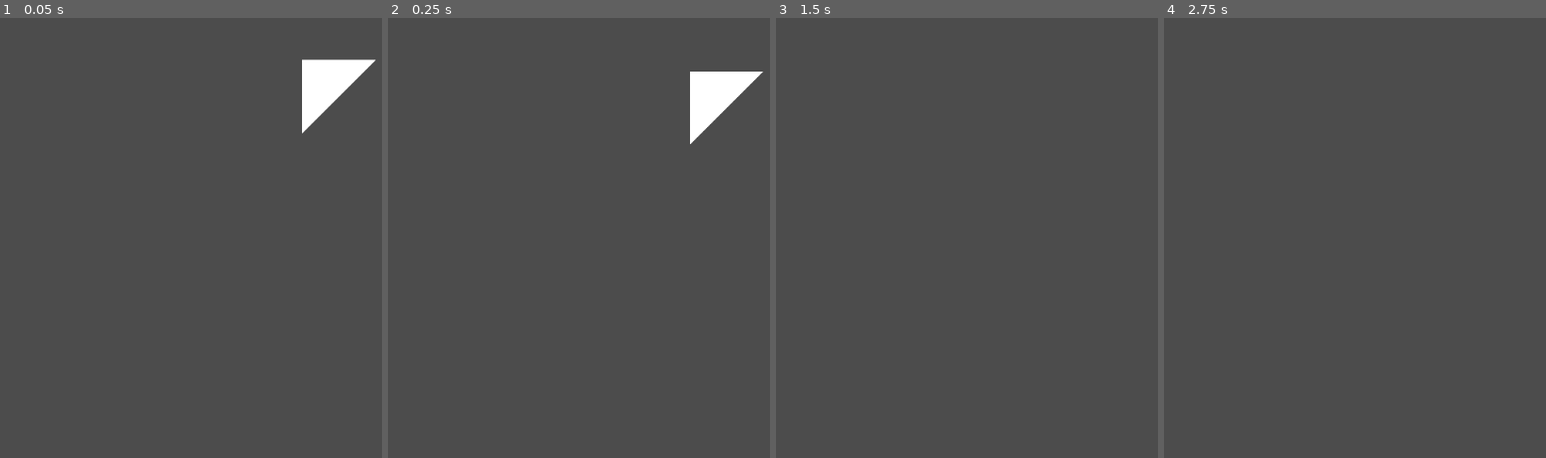
Above: before the commit, frames 1-4 (left to right).
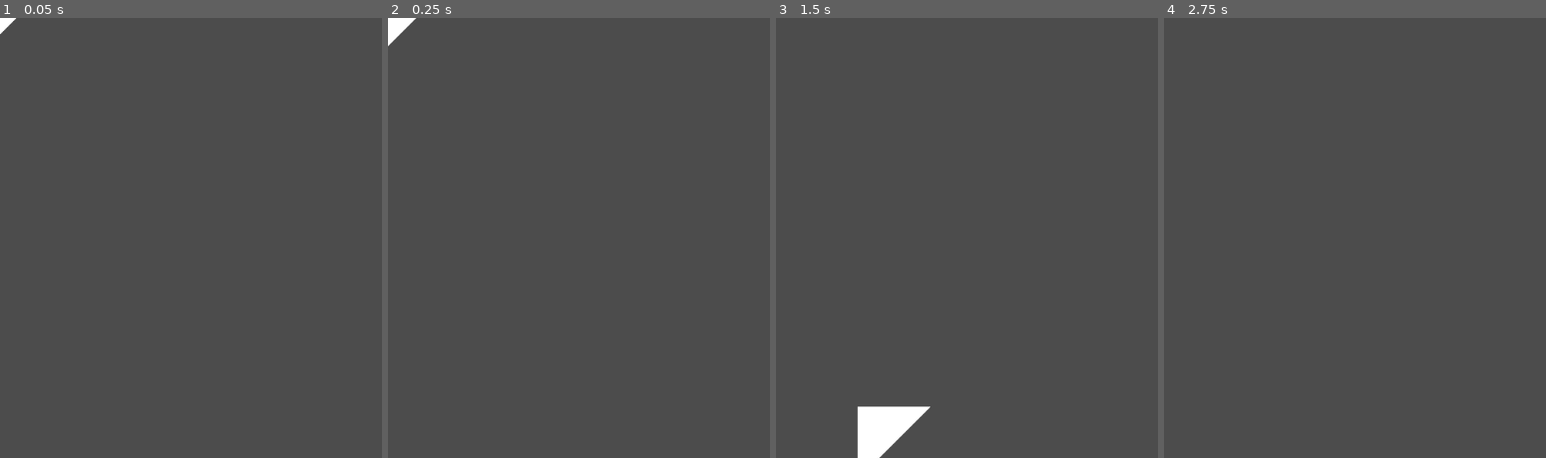
Above: after the commit, the same moments.

Repository: snesgaard/miraclebravesky
Game: Godot game, scene res://triangle.tscn
Same seed, same stepped clock (60 frames per second), same inputs: the game is played once before the commit and once after it. This scene is started directly instead of the project's main scene.
Inputs:
- Up to frame 1 (0.05 s): no input
- Up to frame 2 (0.25 s): no input
- Up to frame 3 (1.5 s): tap Enter at 0.5 s; hold Right 0.53-1.28 s; hold Space 0.53-1.28 s; hold A from 1.28 s (still down); tap Space at 1.35 s
- Up to frame 4 (2.75 s): tap Space at 1.52, 1.82, 2 s; release A at 2.03 s; hold Right from 2.03 s (still down); hold Space from 2.03 s (still down)

The runs differ from the first frame. In frame 1, 1.7% of the frame differs, in the area x 0-99%, y 0-27%; in frame 2, 1.9%, in the area x 0-99%, y 0-29%; in frame 3, 1.5%; in frame 4, nothing differs.

Commit message:
Merge

Diff:
--- a/KinematicBody2D.gd
+++ b/KinematicBody2D.gd
@@ -16,7 +16,22 @@
 #func _process(delta):
 #	pass
 
+func _input(event):
+	if not event is InputEventKey:
+		return
+	if event.scancode == KEY_A:
+		print("foo")
+
 func _physics_process(dt):
+	if Input.is_key_pressed(KEY_RIGHT):
+		vel.x = 200
+	elif Input.is_key_pressed(KEY_LEFT):
+		vel.x = -200
+	else:
+		vel.x = 0
 	vel += GRAVITY * dt
-	var info = move_and_slide(vel)
-	print(info)
+	var info = move_and_collide(vel * dt)
+	if info and info.normal.dot(Vector2(0, -1)) > 0.9:
+		vel.y = min(0, vel.y)
+		if Input.is_key_pressed(KEY_SPACE):
+			vel.y = -200
--- a/main.tscn
+++ b/main.tscn
@@ -1,11 +1,6 @@
-[gd_scene load_steps=3 format=2]
+[gd_scene load_steps=2 format=2]
 
-[ext_resource path="res://triangle.tscn" type="PackedScene" id=1]
-[ext_resource path="res://platform.tscn" type="PackedScene" id=2]
+[ext_resource path="res://main.gd" type="Script" id=1]
 
-[node name="Node2D" type="Node2D"]
-
-[node name="Node2D" parent="." instance=ExtResource( 1 )]
-
-[node name="Node2D2" parent="." instance=ExtResource( 2 )]
-position = Vector2( 160.083, 159.453 )
+[node name="root" type="Node2D"]
+script = ExtResource( 1 )
--- a/triangle.tscn
+++ b/triangle.tscn
@@ -1,22 +1,17 @@
-[gd_scene load_steps=4 format=2]
+[gd_scene load_steps=3 format=2]
 
-[ext_resource path="res://triangle.gd" type="Script" id=1]
-[ext_resource path="res://KinematicBody2D.gd" type="Script" id=2]
+[ext_resource path="res://KinematicBody2D.gd" type="Script" id=1]
 
 [sub_resource type="RectangleShape2D" id=1]
 extents = Vector2( 23.4983, 25.1208 )
 
-[node name="Node2D" type="Node2D"]
-position = Vector2( 340, 150 )
+[node name="body" type="KinematicBody2D"]
+position = Vector2( -2.85922, -1.37818 )
 script = ExtResource( 1 )
 
-[node name="KinematicBody2D" type="KinematicBody2D" parent="."]
-position = Vector2( 106.991, -55.6571 )
-script = ExtResource( 2 )
+[node name="CollisionShape2D" type="CollisionShape2D" parent="."]
+shape = SubResource( 1 )
 
-[node name="Polygon2D" type="Polygon2D" parent="KinematicBody2D"]
+[node name="Polygon2D" type="Polygon2D" parent="."]
 position = Vector2( -36.2042, -37.8252 )
 polygon = PoolVector2Array( 0, 0, 100, 0, 0, 100 )
-
-[node name="CollisionShape2D" type="CollisionShape2D" parent="KinematicBody2D"]
-shape = SubResource( 1 )
